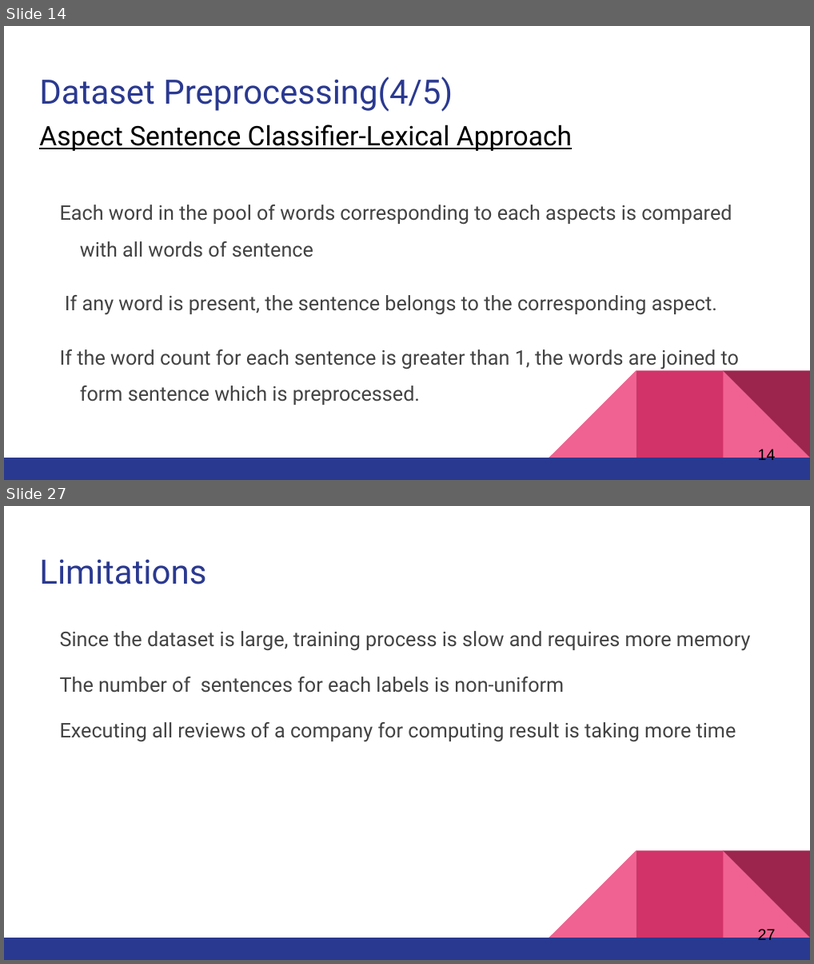
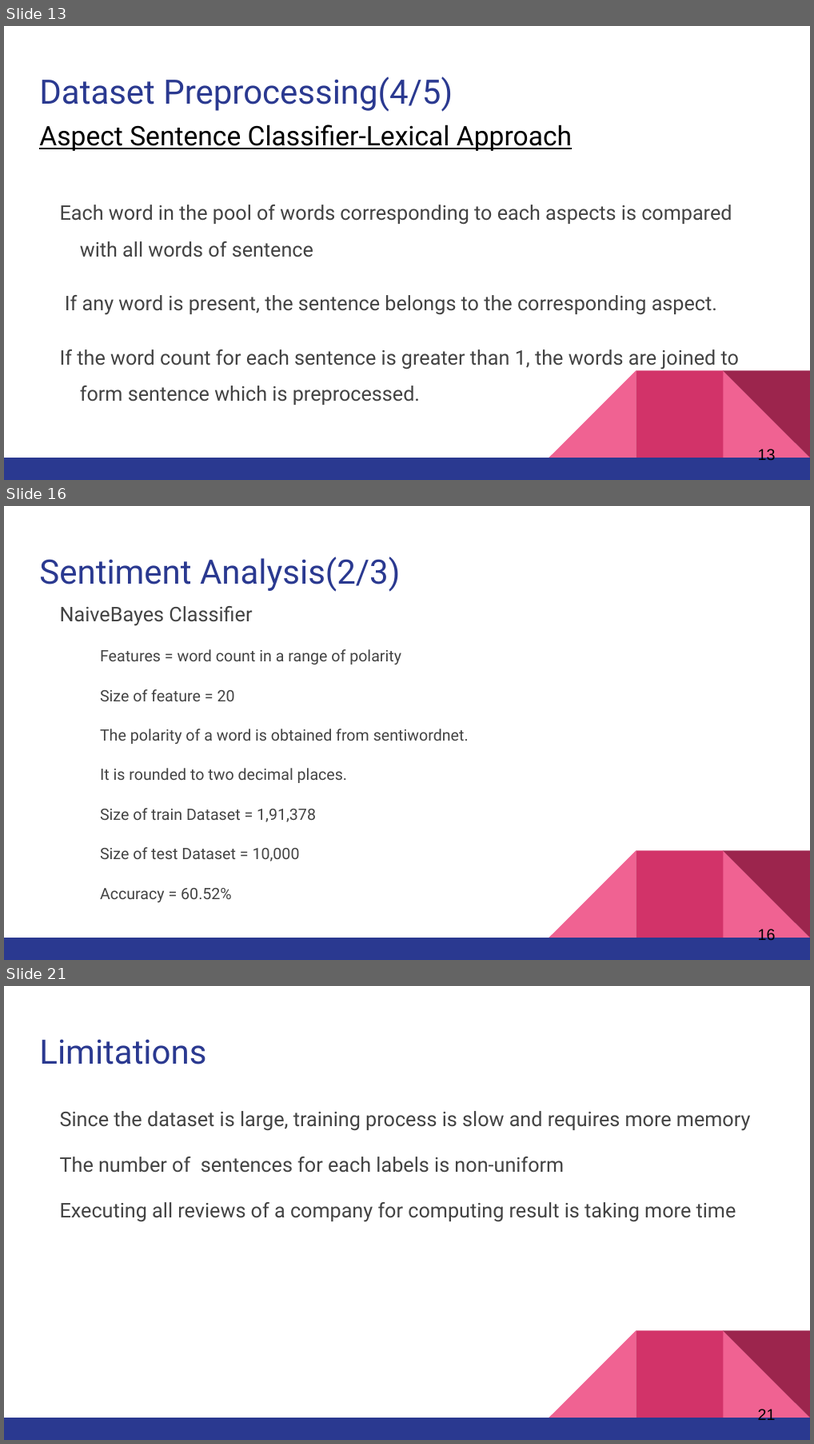
Before and after one commit to pranavshenoy/job_analysis, a slide deck: Presentation/final_presentation.pptx. Shown one above the other, each under a label of ours: slides 14 and 27 before the commit, slides 13, 16 and 21 after it; the slides between them are not shown. The pictures are 814x964 and 814x1444 pixels, drawn with LibreOffice and Linux fonts; fonts in the diff are those of the drawing. Boxes give left, top, right and bottom in pixels: in the first picture for what was removed or moved away, otherwise in the second. Text is boxed around its words. In the diff, an @@ line names an element or a change of style, - is before the commit and + after.

```diff
--- a/Presentation/final_presentation.pptx
+++ b/Presentation/final_presentation.pptx
@@ slide 16 added at [4,506,810,960], background #FFFFFF; not listed: 5 template elements that a slide beside it also shows @@
@@ title added at [39,556,400,592], 30 pt, text #2A3990 @@
+Sentiment Analysis(2/3)
@@ text added at [60,606,469,902], 14 pt, text #434343 @@
+NaiveBayes Classifier
+  Features = word count in a range of polarity
+  Size of feature = 20
+  The polarity of a word is obtained from sentiwordnet.
+  It is rounded to two decimal places.
+  Size of train Dataset = 1,91,378
+  Size of test Dataset = 10,000
+  Accuracy = 60.52%
@@ page number added at [758,927,776,943], 14 pt, text #000000 @@
+16
@@ what was slide 14 is now slide 13 @@
@@ page number at [758,447,776,463]: text changed @@
-14
+13
@@ what was slide 27 is now slide 21 @@
@@ page number at [758,1407,776,1423]: text changed @@
-27
+21
```
Also in this commit, not shown: 12 slides changed, 6 other slides added, 8 slides removed, 26 other files.
